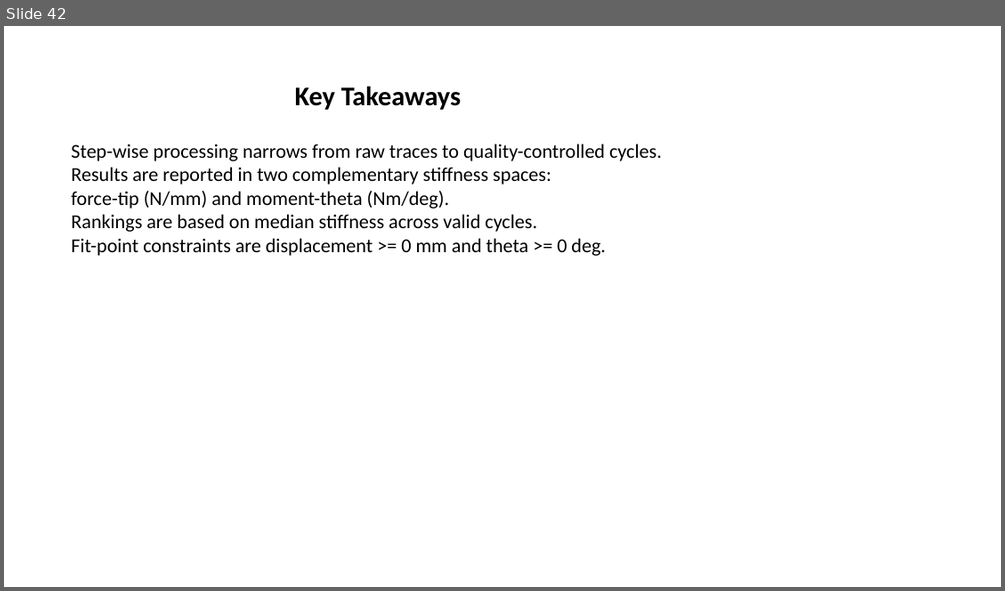
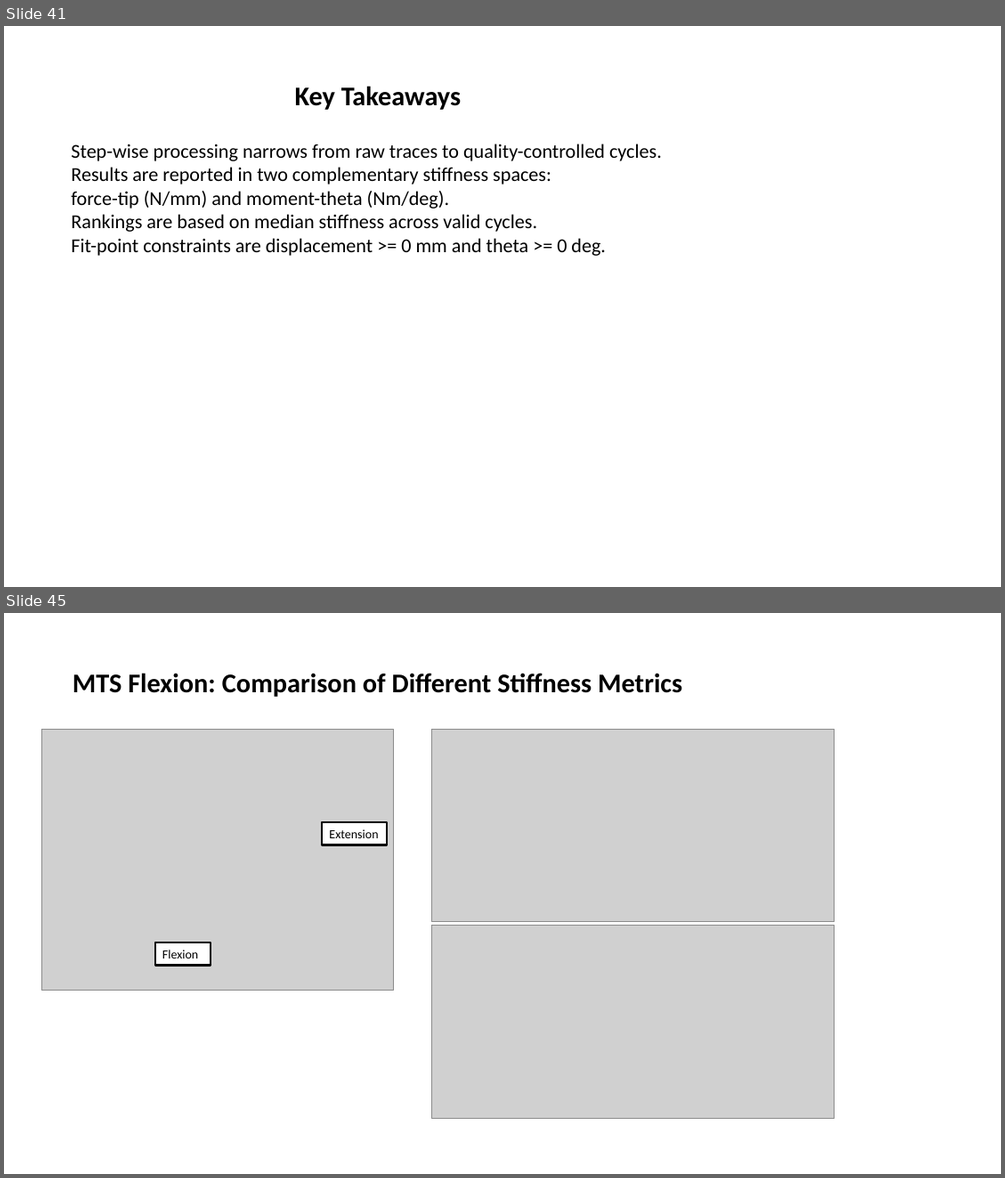
Before and after one commit to rbayoglu-glo/smart_instruments, a slide deck: output/cadaveric_testing_summary.pptx. Shown one above the other, each under a label of ours: slide 42 before the commit, slides 41 and 45 after it; the slides between them are not shown. The pictures are 1005x591 and 1005x1178 pixels, drawn with LibreOffice and Linux fonts; fonts in the diff are those of the drawing; grey boxes stand for pictures. Boxes give left, top, right and bottom in pixels: in the first picture for what was removed or moved away, otherwise in the second. Text is boxed around its words. In the diff, an @@ line names an element or a change of style, - is before the commit and + after.

```diff
--- a/output/cadaveric_testing_summary.pptx
+++ b/output/cadaveric_testing_summary.pptx
@@ slide 45 added at [4,613,1001,1174], background #FFFFFF @@
@@ title added at [73,673,682,697], 26 pt, text #000000, bold @@
+MTS Flexion: Comparison of Different Stiffness Metrics
@@ picture added at [41,729,393,990] @@
@@ picture added at [432,729,834,922] @@
@@ rectangle added at [322,822,386,844], fill #FFFFFF, outline #000000 2 pt, 12 pt, text #000000 @@
+Extension
@@ picture added at [432,925,834,1119] @@
@@ rectangle added at [155,943,211,965], fill #FFFFFF, outline #000000 2 pt, 12 pt, text #000000 @@
+Flexion
@@ what was slide 42 is now slide 41 @@
```
Also in this commit, not shown: 11 slides changed, 16 other slides added, 1 slide removed, 21 other files.
